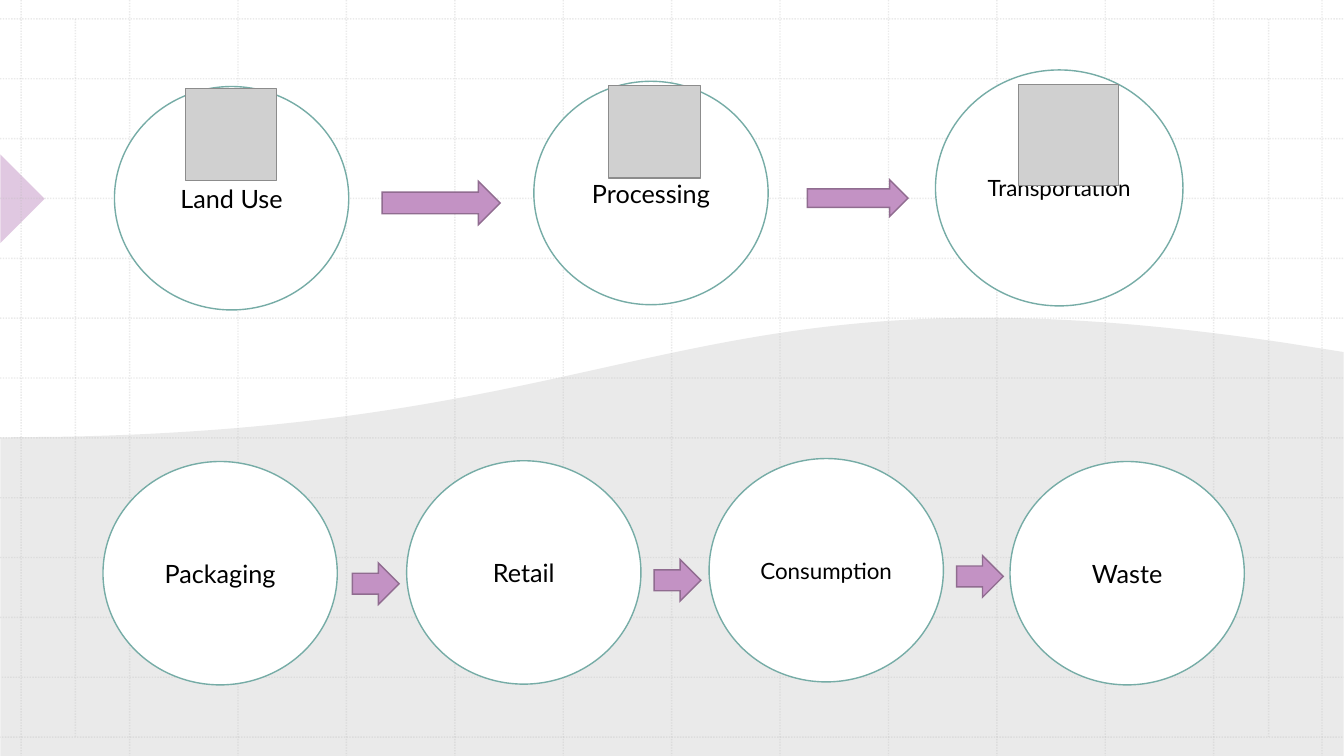
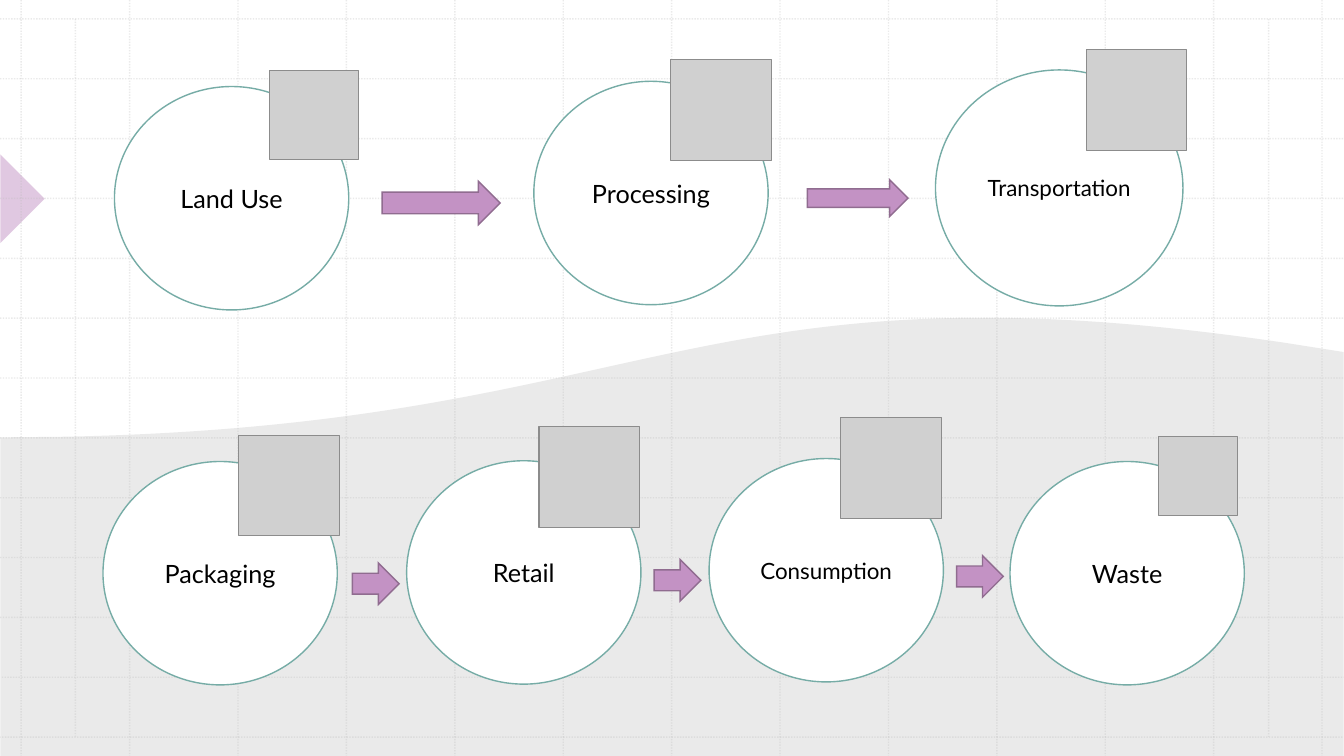
Before and after one commit to tonypennoyer/R_Project, a slide deck: slide 9 of TPennoyer_presentation.pptx (slide 2 before the commit). Drawn at 1344x756 pixels with LibreOffice and Linux fonts; fonts in the diff are those of the drawing; grey boxes stand for pictures. Boxes give left, top, right and bottom in pixels: in the first picture for what was removed or moved away, otherwise in the second. Text is boxed around its words. In the diff, an @@ line names an element or a change of style, - is before the commit and + after.

```diff
--- a/TPennoyer_presentation.pptx
+++ b/TPennoyer_presentation.pptx
@@ picture added at bbox=[670, 59, 771, 160] @@
@@ picture added at bbox=[1087, 49, 1188, 150] @@
@@ picture removed at bbox=[186, 89, 277, 180] @@
@@ picture added at bbox=[270, 71, 359, 159] @@
@@ picture removed at bbox=[609, 86, 702, 178] @@
@@ picture removed at bbox=[1018, 85, 1119, 186] @@
@@ picture added at bbox=[841, 417, 942, 518] @@
@@ picture added at bbox=[239, 436, 340, 536] @@
@@ picture added at bbox=[539, 426, 640, 527] @@
@@ picture added at bbox=[1159, 438, 1238, 516] @@
```
Also in this commit, not shown: 7 slides added, 3 other files.
